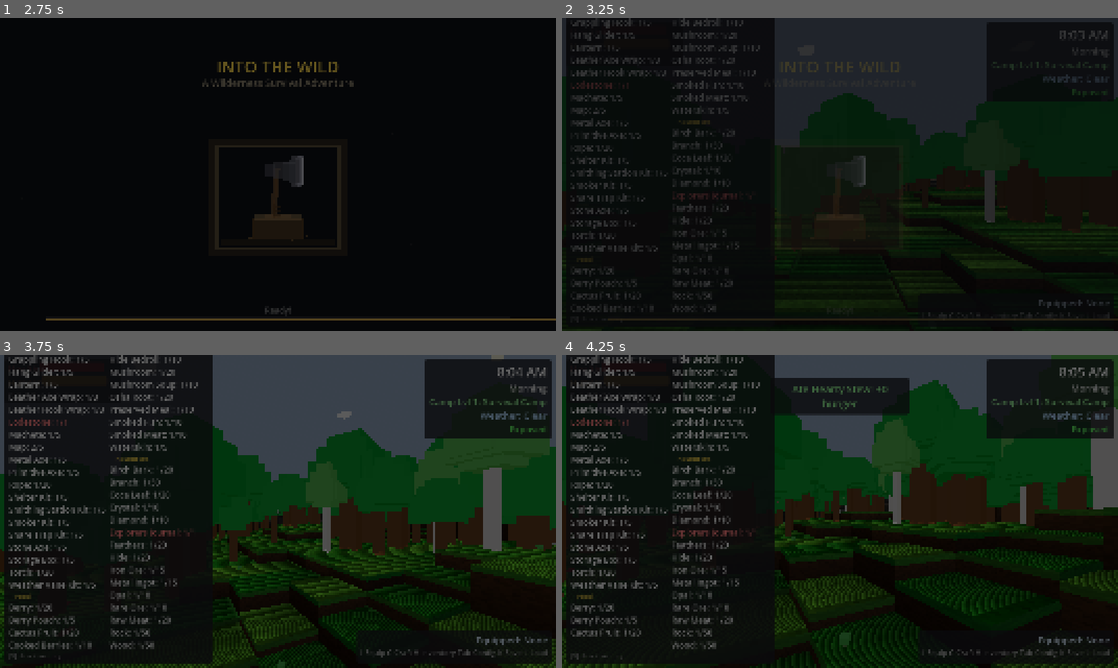
Above: before the commit, frames 1-4 (two rows, left to right).
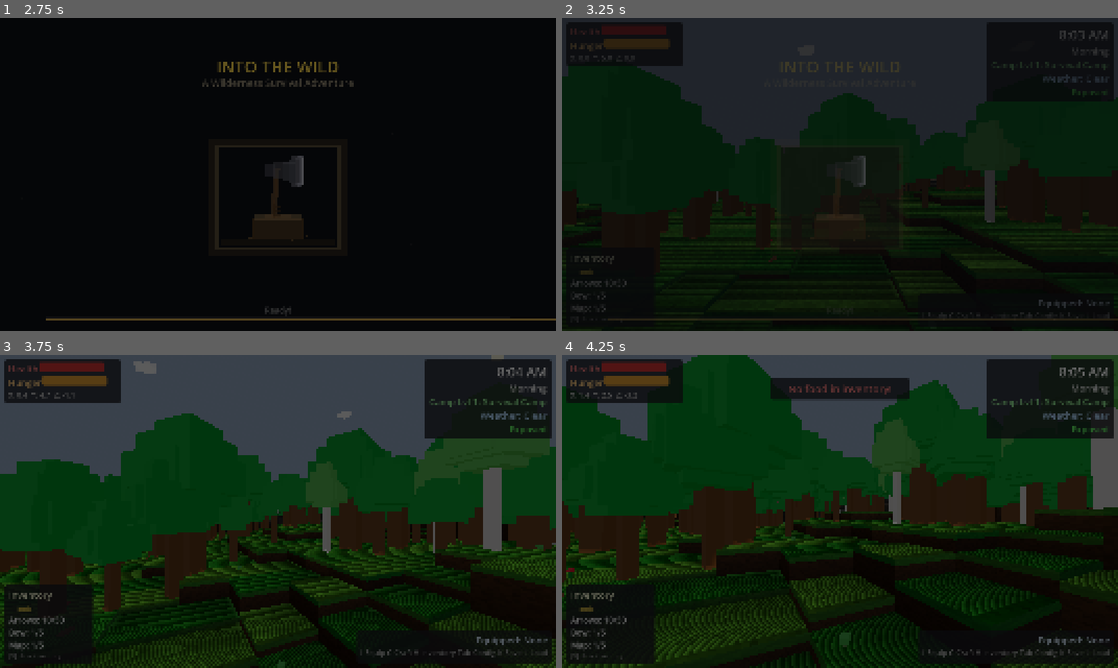
Above: after the commit, the same moments.

Repository: adchamberlain/into-the-wild
Game: Godot game, scene res://scenes/main.tscn
Same seed, same stepped clock (60 frames per second), same inputs: the game is played once before the commit and once after it.
Inputs (mouse positions are in pixels of both pictures, inside the frame that each line leads up to):
- Up to frame 1 (2.75 s): tap Enter at 0.5, 2 s; move the mouse to (305, 174) at 0.52 s; hold F (eat) 0.53-1.28 s; hold W (move_forward) from 0.53 s (still down); click (305, 174) at 0.67 s; tap Space (jump) at 0.77, 1.07, 1.25, 1.52, 1.82 s; move the mouse to (250, 174) at 1.27 s; tap C (crouch) at 1.35 s; tap F (eat) at 1.55, 2.3 s; move the mouse to (289, 168) at 2.02 s; hold T (cycle_ammo) from 2.03 s (still down)
- Up to frame 2 (3.25 s): keep holding W (move_forward); move the mouse to (834, 180) at 2.77 s; release T (cycle_ammo) at 2.78 s; tap F (eat) at 2.85 s; click (834, 180) at 2.92 s; tap Space (jump) at 3.02 s
- Up to frame 3 (3.75 s): keep holding W (move_forward); tap Space (jump) at 3.32 s; move the mouse to (316, 514) at 3.52 s; hold E (interact) from 3.53 s (still down)
- Up to frame 4 (4.25 s): keep holding W (move_forward); keep holding E (interact); tap Space (jump) at 3.77, 4.07 s; tap F (eat) at 3.8 s

Frame 1 is identical in both runs. In frame 2, 9.4% of the frame differs, in the area x 0-39%, y 0-94%; in frame 3, 25%, in the area x 0-39%, y 0-99%; in frame 4, 24%.

Commit message:
Add Dev Mode toggle to settings menu for runtime item population
Replaces hardcoded DEV_GIVE_ALL_ITEMS const with a runtime-togglable
dev_mode setting in the config menu. Defaults to off. Toggling on
immediately populates inventory; setting persists across saves.

Co-Authored-By: Claude Opus 4.6 <noreply@anthropic.com>

Diff:
--- a/scenes/ui/config_menu.tscn
+++ b/scenes/ui/config_menu.tscn
@@ -79,6 +79,12 @@
 theme_override_fonts/font = ExtResource("2_font")
 theme_override_font_sizes/font_size = 32
 text = "Start with Bow & Map"
+
+[node name="DevModeToggle" type="CheckButton" parent="Panel/VBoxContainer"]
+layout_mode = 2
+theme_override_fonts/font = ExtResource("2_font")
+theme_override_font_sizes/font_size = 32
+text = "Dev Mode (all items)"
 
 [node name="TreeRespawnContainer" type="VBoxContainer" parent="Panel/VBoxContainer"]
 layout_mode = 2
--- a/scripts/player/player_controller.gd
+++ b/scripts/player/player_controller.gd
@@ -5,7 +5,7 @@
 signal interaction_cleared()
 
 # Developer mode: set to true to spawn with all items for testing
-const DEV_GIVE_ALL_ITEMS: bool = true
+var dev_mode: bool = false
 
 # Movement settings
 @export var walk_speed: float = 5.0
@@ -225,7 +225,7 @@
 		inventory.item_add_refused.connect(_on_item_add_refused)
 
 	# Dev mode: populate inventory with all items
-	if DEV_GIVE_ALL_ITEMS:
+	if dev_mode:
 		call_deferred("_dev_populate_inventory")
 
 	# Starting equipment based on config
--- a/scripts/ui/config_menu.gd
+++ b/scripts/ui/config_menu.gd
@@ -33,6 +33,7 @@
 var day_length_minutes: float = 20.0
 var music_enabled: bool = true
 var music_volume: float = 90.0  # 0-100
+var dev_mode_enabled: bool = false
 
 # UI References
 @onready var panel: PanelContainer = $Panel
@@ -51,6 +52,7 @@
 @onready var music_toggle: CheckButton = $Panel/VBoxContainer/MusicToggle
 @onready var music_volume_slider: HSlider = $Panel/VBoxContainer/MusicVolumeContainer/MusicVolumeSlider
 @onready var music_volume_label: Label = $Panel/VBoxContainer/MusicVolumeContainer/MusicVolumeValue
+@onready var dev_mode_toggle: CheckButton = $Panel/VBoxContainer/DevModeToggle
 
 var is_visible: bool = false
 var opened_from_pause_menu: bool = false
@@ -141,6 +143,10 @@
 	tree_respawn_slider.value = tree_respawn_days
 	tree_respawn_label.text = "%.0f day%s" % [tree_respawn_days, "s" if not is_equal_approx(tree_respawn_days, 1.0) else ""]
 
+	# Set dev mode toggle
+	if dev_mode_toggle:
+		dev_mode_toggle.button_pressed = dev_mode_enabled
+
 	# Set music controls
 	if music_toggle:
 		music_toggle.button_pressed = music_enabled
@@ -161,6 +167,10 @@
 		start_with_bow_map_toggle.toggled.connect(_on_start_with_bow_map_toggled)
 	day_length_slider.value_changed.connect(_on_day_length_changed)
 	tree_respawn_slider.value_changed.connect(_on_tree_respawn_changed)
+
+	# Connect dev mode signal
+	if dev_mode_toggle:
+		dev_mode_toggle.toggled.connect(_on_dev_mode_toggled)
 
 	# Connect music signals
 	if music_toggle:
@@ -534,6 +544,15 @@
 	print("[ConfigMenu] Start with bow & map: %s" % ("ON" if pressed else "OFF"))
 
 
+func _on_dev_mode_toggled(pressed: bool) -> void:
+	dev_mode_enabled = pressed
+	if player:
+		player.dev_mode = pressed
+		if pressed:
+			player._dev_populate_inventory()
+	print("[ConfigMenu] Dev mode (all items): %s" % ("ON" if pressed else "OFF"))
+
+
 func _on_day_length_changed(value: float) -> void:
 	day_length_minutes = value
 	day_length_label.text = "%.0f min" % value
@@ -600,6 +619,10 @@
 	# Apply show coordinates setting
 	if hud and "show_coordinates" in hud:
 		hud.show_coordinates = show_coordinates_enabled
+
+	# Apply dev mode
+	if player:
+		player.dev_mode = dev_mode_enabled
 
 	# Apply music settings
 	if music_manager:
@@ -622,7 +645,8 @@
 		"tree_respawn_days": tree_respawn_days,
 		"day_length_minutes": day_length_minutes,
 		"music_enabled": music_enabled,
-		"music_volume": music_volume
+		"music_volume": music_volume,
+		"dev_mode_enabled": dev_mode_enabled
 	}
 
 
@@ -639,6 +663,7 @@
 	day_length_minutes = data.get("day_length_minutes", 20.0)
 	music_enabled = data.get("music_enabled", true)
 	music_volume = data.get("music_volume", 90.0)
+	dev_mode_enabled = data.get("dev_mode_enabled", false)
 	# Update UI sliders/toggles
 	if hunger_toggle:
 		hunger_toggle.button_pressed = hunger_enabled
@@ -668,6 +693,8 @@
 		music_volume_slider.value = music_volume
 	if music_volume_label:
 		music_volume_label.text = "%.0f%%" % music_volume
+	if dev_mode_toggle:
+		dev_mode_toggle.button_pressed = dev_mode_enabled
 	_apply_config()
 
 
@@ -807,6 +834,8 @@
 		focusable_controls.append(show_coordinates_toggle)
 	if start_with_bow_map_toggle:
 		focusable_controls.append(start_with_bow_map_toggle)
+	if dev_mode_toggle:
+		focusable_controls.append(dev_mode_toggle)
 	if tree_respawn_slider:
 		focusable_controls.append(tree_respawn_slider)
 	if day_length_slider:
